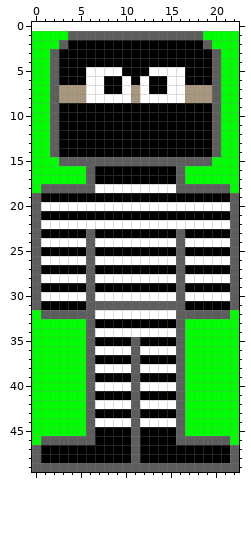
Pixel-art sprite: images/enemy.png. Above: the version before the commit.
The file is 23x49 pixels. The old version is drawn lined up with the new one, on the new canvas.
The same view after the edit:
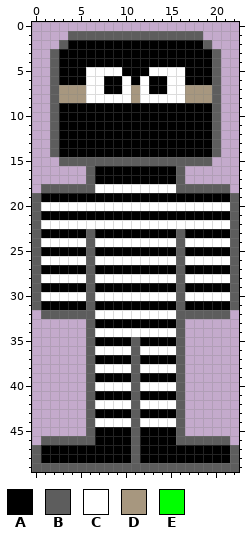
Palette (. is transparent): A #000000  B #5d5d5d  C #ffffff  D #a7977f  E #00ff00
Diff:
canvas 23x49 -> 23x50, the old top-left corner now at 0,1
@@ x 0..22 @@
  0 .......................
- 1 EEEEBBBBBBBBBBBBBBBEEEE
- 2 EEEBAAAAAAAAAAAAAAABEEE
- 3 EEBAAAAAAAAAAAAAAAAABEE
- 4 EEBAAAAAAAAAAAAAAAAABEE
- 5 EEBAAACCCCAAACCCCAAABEE
- 6 EEBAAACCAACACAACCAAABEE
- 7 EEBDDDCCAACDCAACCDDDBEE
- 8 EEBDDDCCCCCDCCCCCDDDBEE
- 9 EEBAAAAAAAAAAAAAAAAABEE
-10 EEBAAAAAAAAAAAAAAAAABEE
-11 EEBAAAAAAAAAAAAAAAAABEE
-12 EEBAAAAAAAAAAAAAAAAABEE
-13 EEBAAAAAAAAAAAAAAAAABEE
-14 EEBAAAAAAAAAAAAAAAAABEE
-15 EEEBBBBBBBBBBBBBBBBBEEE
-16 EEEEEEBAAAAAAAAABEEEEEE
-17 EEEEEEBAAAAAAAAABEEEEEE
-18 EBBBBBBCCCCCCCCCBBBBBBE
+ 1 ....BBBBBBBBBBBBBBB....
+ 2 ...BAAAAAAAAAAAAAAAB...
+ 3 ..BAAAAAAAAAAAAAAAAAB..
+ 4 ..BAAAAAAAAAAAAAAAAAB..
+ 5 ..BAAACCCCAAACCCCAAAB..
+ 6 ..BAAACCAACACAACCAAAB..
+ 7 ..BDDDCCAACDCAACCDDDB..
+ 8 ..BDDDCCCCCDCCCCCDDDB..
+ 9 ..BAAAAAAAAAAAAAAAAAB..
+10 ..BAAAAAAAAAAAAAAAAAB..
+11 ..BAAAAAAAAAAAAAAAAAB..
+12 ..BAAAAAAAAAAAAAAAAAB..
+13 ..BAAAAAAAAAAAAAAAAAB..
+14 ..BAAAAAAAAAAAAAAAAAB..
+15 ...BBBBBBBBBBBBBBBBB...
+16 ......BAAAAAAAAAB......
+17 ......BAAAAAAAAAB......
+18 .BBBBBBCCCCCCCCCBBBBBB.
 19 BAAAAAAAAAAAAAAAAAAAAAB
@@ x 0..22 @@
 30 BCCCCCBCCCCCCCCCBCCCCCB
-31 BAAAAABBBBBBBBBBBAAAAAB
-32 EBBBBBBCCCCCCCCCBBBBBBE
-33 EEEEEEBAAAAAAAAABEEEEEE
-34 EEEEEEBCCCCCCCCCBEEEEEE
-35 EEEEEEBAAAABAAAABEEEEEE
-36 EEEEEEBCCCCBCCCCBEEEEEE
-37 EEEEEEBAAAABAAAABEEEEEE
-38 EEEEEEBCCCCBCCCCBEEEEEE
-39 EEEEEEBAAAABAAAABEEEEEE
-40 EEEEEEBCCCCBCCCCBEEEEEE
-41 EEEEEEBAAAABAAAABEEEEEE
-42 EEEEEEBCCCCBCCCCBEEEEEE
-43 EEEEEEBAAAABAAAABEEEEEE
-44 EEEEEEBCCCCBCCCCBEEEEEE
-45 EEEEEEBAAAABAAAABEEEEEE
-46 EBBBBBBAAAABAAAABBBBBBE
+31 BAAAAABAAAAAAAAABAAAAAB
+32 .BBBBBBCCCCCCCCCBBBBBB.
+33 ......BAAAAAAAAAB......
+34 ......BCCCCCCCCCB......
+35 ......BAAAABAAAAB......
+36 ......BCCCCBCCCCB......
+37 ......BAAAABAAAAB......
+38 ......BCCCCBCCCCB......
+39 ......BAAAABAAAAB......
+40 ......BCCCCBCCCCB......
+41 ......BAAAABAAAAB......
+42 ......BCCCCBCCCCB......
+43 ......BAAAABAAAAB......
+44 ......BCCCCBCCCCB......
+45 ......BAAAABAAAAB......
+46 .BBBBBBAAAABAAAABBBBBB.
 47 BAAAAAAAAAABAAAAAAAAAAB
Boxes around the changes in both pictures, in picture pixels (x1, y1, x2, y2):
erased: (32, 31, 86, 193)
erased: (185, 31, 239, 193)
changed: (32, 301, 239, 445)
